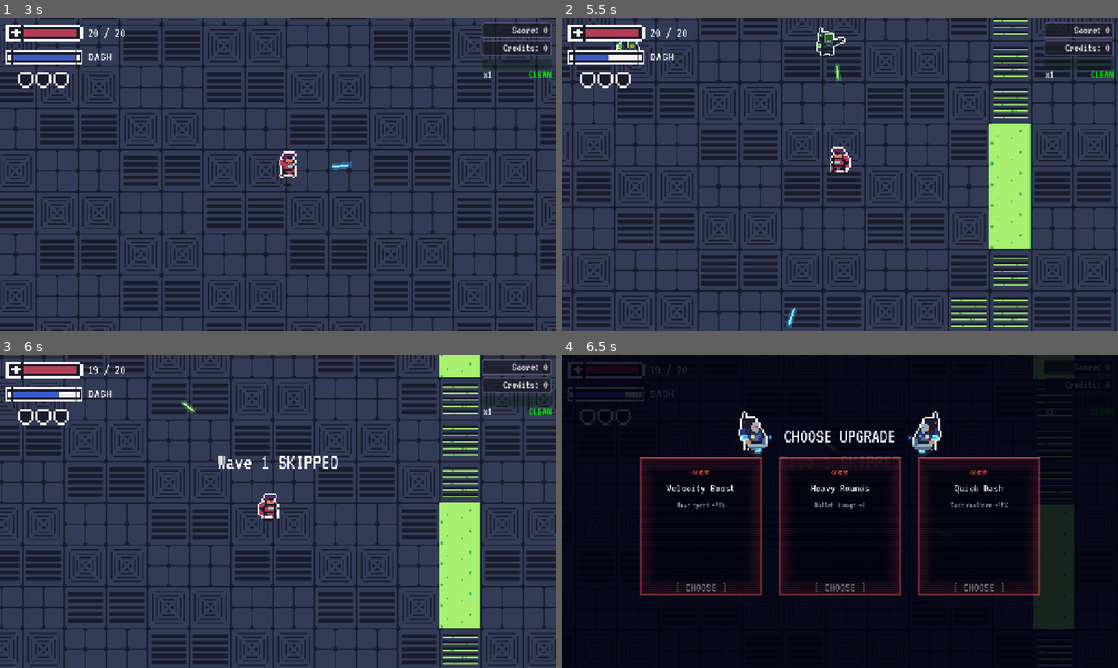
Above: before the commit, frames 1-4 (two rows, left to right).
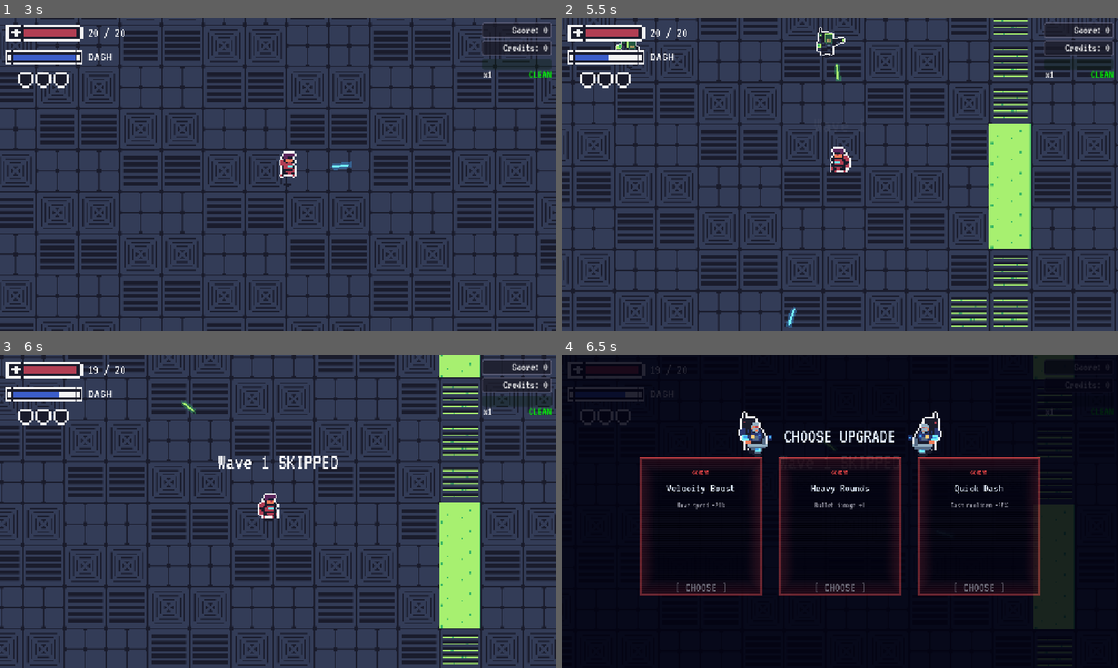
Above: after the commit, the same moments.

Repository: Gubari/ScreenRot
Game: Godot game, scene res://scenes/game.tscn
Same seed, same stepped clock (60 frames per second), same inputs: the game is played once before the commit and once after it. This scene is started directly instead of the project's main scene.
Inputs (mouse positions are in pixels of both pictures, inside the frame that each line leads up to):
- Up to frame 1 (3 s): click ">" at 0.5 s; click "<" at 1.25 s; click "X" at 2 s; tap Enter (ui_accept) at 2.75 s; move the mouse to (400, 158) at 2.77 s; press the mouse at (400, 158) at 2.78 s; hold D (move_right) from 2.78 s (still down)
- Up to frame 2 (5.5 s): tap Enter (ui_accept) at 3.02, 3.77, 5.27 s; move the mouse to (728, 190) at 3.52 s; release D (move_right) at 3.53 s; release the mouse at (728, 190) at 3.53 s; hold S (move_down) 3.53-4.28 s; tap Shift (dash) at 3.6 s; click (728, 190) at 3.8 s; move the mouse to (895, 105) at 4.27 s; press the mouse at (895, 105) at 4.28 s; hold D (move_right) 4.28-5.03 s; tap Space (defrag) at 4.35 s; move the mouse to (812, 237) at 5.02 s; release the mouse at (812, 237) at 5.03 s; hold W (move_up) from 5.03 s (still down); click (812, 237) at 5.1 s
- Up to frame 3 (6 s): move the mouse to (444, 558) at 5.77 s; release W (move_up) at 5.78 s; hold A (move_left) from 5.78 s (still down); hold U from 5.78 s (still down)
- Up to frame 4 (6.5 s): keep holding A (move_left); keep holding U; tap Enter (ui_accept) at 6.02 s; click (1006, 558) at 6.05 s

Frame 1 is identical in both runs. In frame 2, less than 0.1% of the frame differs, in the area x 9-51%, y 3-21%; in frame 3, less than 0.1%; in frame 4, nothing differs.

Commit message:
Igrac 1 - Popravljeni bagovi za boss fight, i za letece neprijatelje

Diff:
--- a/scripts/enemies/bit_bug.gd
+++ b/scripts/enemies/bit_bug.gd
@@ -25,6 +25,7 @@
 
 func _ready() -> void:
 	enemy_type = "bit_bug"
+	is_flying = true
 	super._ready()
 
 func _physics_process(delta: float) -> void:
@@ -115,10 +116,11 @@
 			desired_velocity = Vector2.ZERO
 
 	var holding_still := desired_velocity.length_squared() < 1.0
+	var is_retreating := _retreat_latched
 	if nav_agent:
-		if holding_still:
+		if holding_still or is_retreating:
 			nav_agent.avoidance_enabled = false
-			velocity = Vector2.ZERO
+			velocity = desired_velocity
 		else:
 			nav_agent.avoidance_enabled = true
 			nav_agent.set_velocity(desired_velocity)
--- a/scripts/enemies/boss_base.gd
+++ b/scripts/enemies/boss_base.gd
@@ -258,10 +258,12 @@
 		await spr.animation_finished
 		if not is_instance_valid(self):
 			return
+		if is_dying:
+			return
 		if spr.sprite_frames.has_animation("run"):
 			spr.play("run")
 
-	if not player or not is_instance_valid(player):
+	if is_dying or not player or not is_instance_valid(player):
 		return
 
 	match current_phase:
--- a/scripts/enemies/enemy_base.gd
+++ b/scripts/enemies/enemy_base.gd
@@ -16,6 +16,7 @@
 @export var contact_tick_rate: float = 0.5  # damage every 0.5s while touching
 
 # Navigation
+var is_flying: bool = false
 var nav_agent: NavigationAgent2D = null
 var _nav_update_timer: float = 0.0
 const NAV_UPDATE_INTERVAL: float = 0.15
@@ -33,7 +34,7 @@
 	nav_agent.path_desired_distance = 6.0
 	nav_agent.target_desired_distance = 6.0
 	nav_agent.radius = 40.0
-	nav_agent.avoidance_enabled = true
+	nav_agent.avoidance_enabled = not is_flying
 	nav_agent.max_neighbors = 6
 	nav_agent.neighbor_distance = 120.0
 	nav_agent.velocity_computed.connect(_on_velocity_computed)
@@ -71,6 +72,11 @@
 		nav_agent.target_position = player.global_position
 
 func get_nav_direction() -> Vector2:
+	# Flying enemies go directly toward player, ignoring nav mesh and walls.
+	if is_flying:
+		if player and is_instance_valid(player):
+			return (player.global_position - global_position).normalized()
+		return Vector2.ZERO
 	if not nav_agent:
 		if player and is_instance_valid(player):
 			return (player.global_position - global_position).normalized()
@@ -87,15 +93,15 @@
 	var space_state := get_world_2d().direct_space_state
 	var best_target := nav_agent.get_next_path_position()
 
-	if space_state and path.size() > 0:
-		# Check from furthest waypoint backwards — only test against walls (layer 1)
+	if not is_flying and space_state and path.size() > 0:
+		# Check from furthest waypoint backwards — only test against walls (layer 5)
 		# Use a margin so the shortcut doesn't hug walls too closely
 		var margin := 16.0
 		for i in range(path.size() - 1, path_idx, -1):
 			var dir_to_wp := (path[i] - global_position).normalized()
 			var perp_offset := Vector2(-dir_to_wp.y, dir_to_wp.x) * margin
-			var query_l := PhysicsRayQueryParameters2D.create(global_position + perp_offset, path[i] + perp_offset, 1)
-			var query_r := PhysicsRayQueryParameters2D.create(global_position - perp_offset, path[i] - perp_offset, 1)
+			var query_l := PhysicsRayQueryParameters2D.create(global_position + perp_offset, path[i] + perp_offset, 1 << 4)
+			var query_r := PhysicsRayQueryParameters2D.create(global_position - perp_offset, path[i] - perp_offset, 1 << 4)
 			var result_l := space_state.intersect_ray(query_l)
 			var result_r := space_state.intersect_ray(query_r)
 			if result_l.is_empty() and result_r.is_empty():
@@ -115,9 +121,9 @@
 		_nav_update_timer = NAV_UPDATE_INTERVAL
 		_update_nav_target()
 
-	# Stuck detection: if barely moved in 0.5s, try wall-aware escape
+	# Stuck detection: if barely moved in 0.5s, try wall-aware escape (skip for flying enemies)
 	_stuck_timer += delta
-	if _stuck_timer >= 0.5:
+	if not is_flying and _stuck_timer >= 0.5:
 		var dist_moved := global_position.distance_to(_last_pos)
 		if dist_moved < 5.0 and player and global_position.distance_to(player.global_position) > 50.0:
 			var to_player := (player.global_position - global_position).normalized()
@@ -125,8 +131,8 @@
 			# Test both perpendicular directions — pick the one without a wall
 			var space_state := get_world_2d().direct_space_state
 			var probe_dist := 60.0
-			var query_pos := PhysicsRayQueryParameters2D.create(global_position, global_position + perp * probe_dist, 1)
-			var query_neg := PhysicsRayQueryParameters2D.create(global_position, global_position - perp * probe_dist, 1)
+			var query_pos := PhysicsRayQueryParameters2D.create(global_position, global_position + perp * probe_dist, 1 << 4)
+			var query_neg := PhysicsRayQueryParameters2D.create(global_position, global_position - perp * probe_dist, 1 << 4)
 			var hit_pos := space_state.intersect_ray(query_pos)
 			var hit_neg := space_state.intersect_ray(query_neg)
 			var escape_dir: Vector2
--- a/scripts/enemies/toxic_fly.gd
+++ b/scripts/enemies/toxic_fly.gd
@@ -2,6 +2,7 @@
 
 func _ready() -> void:
 	enemy_type = "toxic_fly"
+	is_flying = true
 	max_hp = 1
 	score_value = 14
 	super._ready()
--- a/scripts/managers/game_manager.gd
+++ b/scripts/managers/game_manager.gd
@@ -332,9 +332,14 @@
 	if cam:
 		var tw := create_tween()
 		tw.tween_property(cam, "zoom", Vector2(1.0, 1.0), 0.8).set_trans(Tween.TRANS_QUAD)
-	# Clean up remaining fragments
+	# Clean up remaining enemies and fragments
+	for enemy in get_tree().get_nodes_in_group("enemies"):
+		enemy.queue_free()
+	enemy_spawner.enemies_alive = 0
+	enemy_spawner.interrupt_scheduled_spawns()
 	for frag in get_tree().get_nodes_in_group("screen_fragments"):
 		frag.queue_free()
+	_on_all_waves_completed()
 
 func _update_boss_bar_color() -> void:
 	if not _active_boss or not is_instance_valid(_active_boss):
